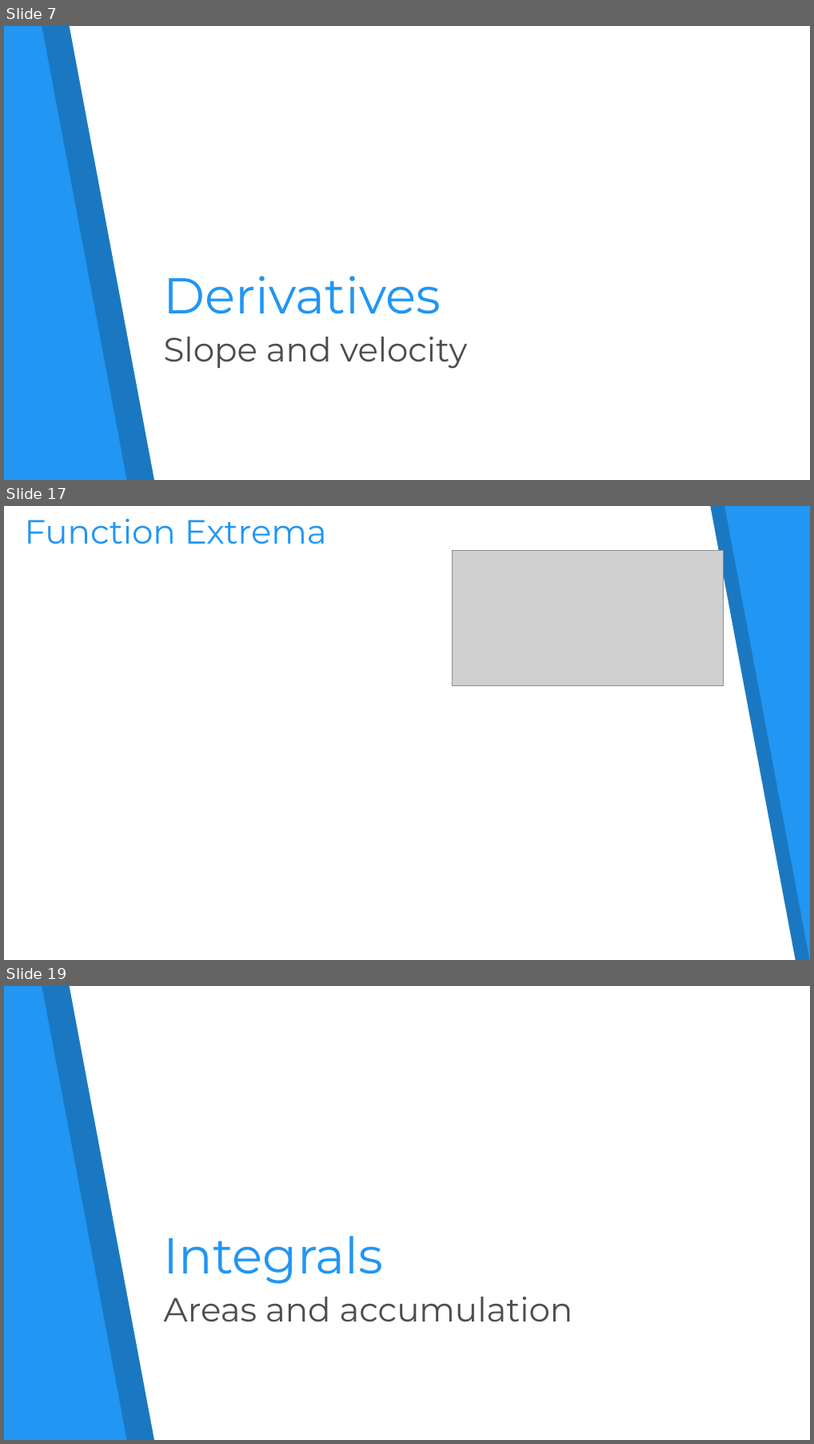
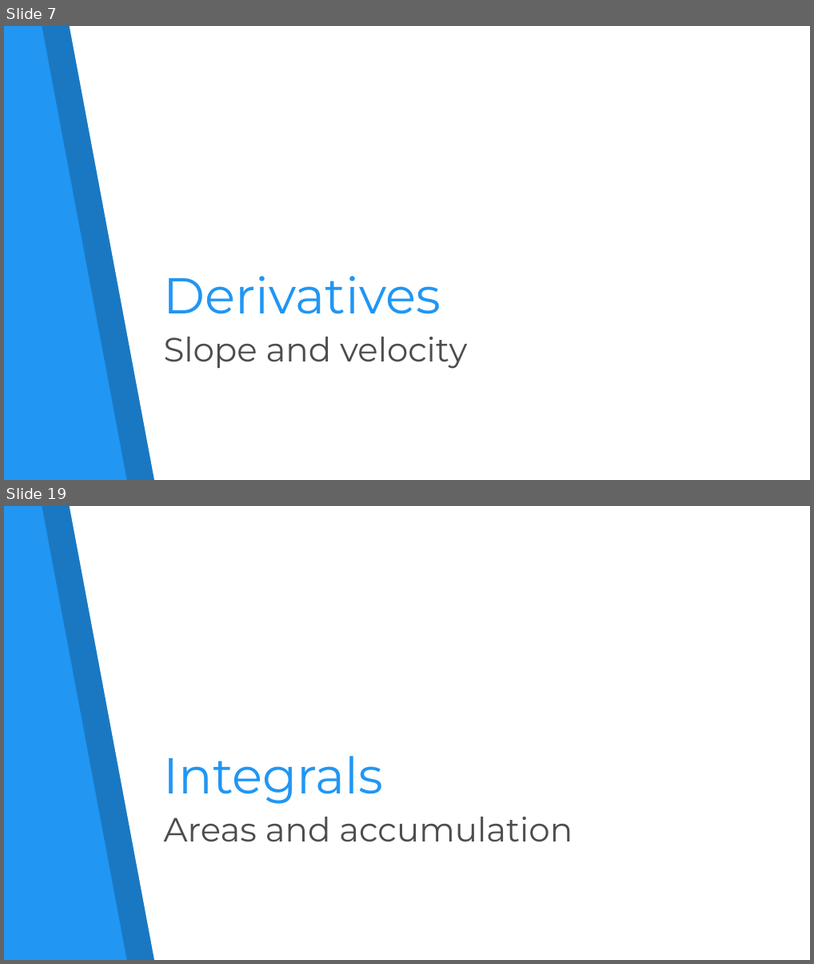
Before and after one commit to aquaruiz/Math_Concepts, a slide deck: 08. Calculus-Exercise/07. Calculus.pptx. Shown one above the other, each under a label of ours: slides 7, 17 and 19 before the commit, slides 7 and 19 after it; the slides between them are not shown. The pictures are 814x1444 and 814x964 pixels, drawn with LibreOffice and Linux fonts; fonts in the diff are those of the drawing; grey boxes stand for pictures. Boxes give left, top, right and bottom in pixels: in the first picture for what was removed or moved away, otherwise in the second. Text is boxed around its words. In the diff, an @@ line names an element or a change of style, - is before the commit and + after.

```diff
--- a/08. Calculus-Exercise/07. Calculus.pptx
+++ b/08. Calculus-Exercise/07. Calculus.pptx
@@ slide 17 removed at (4,506,810,960), background #2196F3 @@
@@ freeform shape removed at (4,506,810,960) @@
@@ freeform shape removed at (4,506,796,960) @@
@@ title removed at (25,519,327,544) @@
-Function Extrema
@@ picture removed at (453,551,723,686) @@
```
Also in this commit, not shown: 19 slides changed, 6 slides added, 5 other slides removed.
